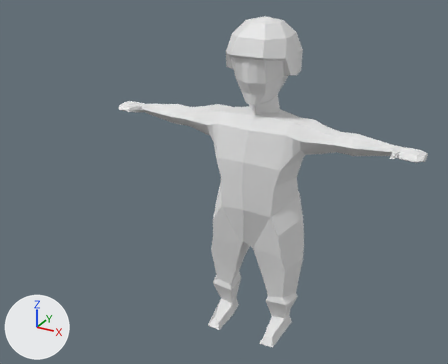
A saved change to the FBX model CatEngine/Game files/AssetData/Models/Animations/player_tpose.fbx.
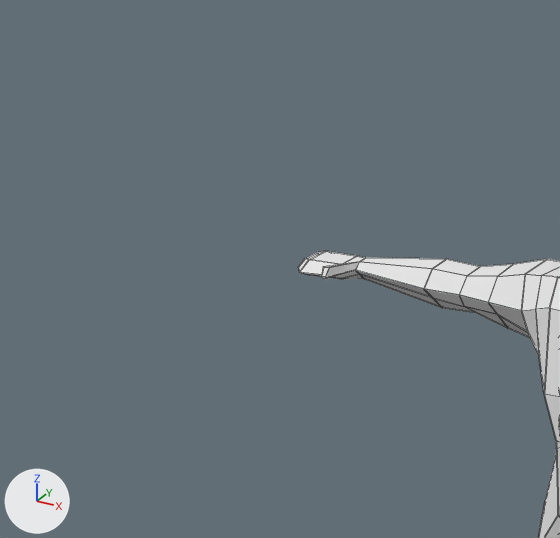
There are two pictures of each version: one whole from a camera (50 mm lens) standing at (3.47, -7.32, 5.86) and looking at (-0.6, 0.09, 2.16), one close up on the part from 0% to 50% of the width and 0% to 59% of the height. Arrows for +X, +Y and +Z are at lower left; the lights stay in place. The close-ups show mesh edges as thin lines. Where no turn or scale is listed for an object, it has been applied to the vertices.

Script lines for the objects in view, before the commit:
```python
me_plane_001 = bpy.data.meshes.new('Plane.001')
me_plane_001.from_pydata(...)  # 512 vertices, 514 faces; spans x -2.29..2.23, y -0.55..0.49, z 0.0..3.63
me_plane_001.materials.append(mat_skin)  # its picture is missing
ob_plane = bpy.data.objects.new('Plane', me_plane_001)
ob_plane.location = (0.0, 0.0, 0.0)
```
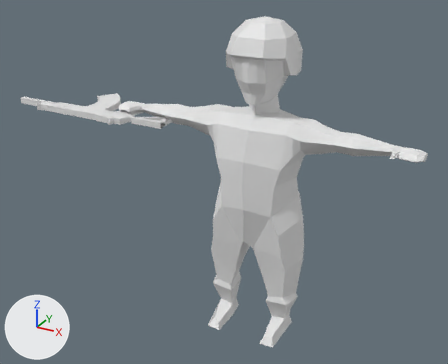
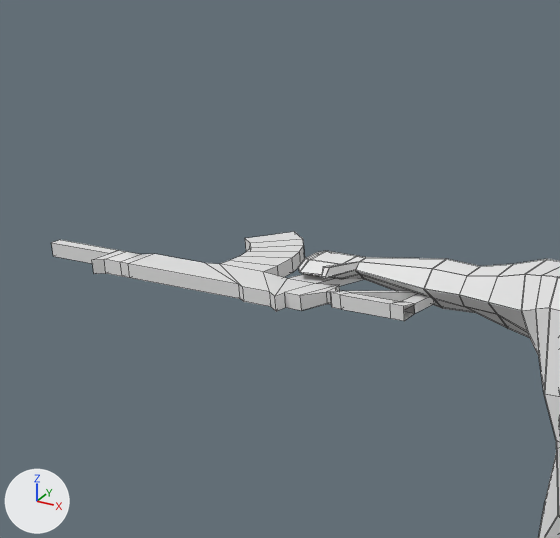
The newer file is also turned or shifted as a whole; pictures and numbers use the older file's frame.

Location of each change, (x1, y1, x2, y2) in pixels of the close-ups (560 x 538 px):
'Cube', added: after (51, 232, 435, 321)

The change, as a diff of the scene's bpy script:
```diff
--- a/CatEngine/Game files/AssetData/Models/Animations/player_tpose.fbx.py
+++ b/CatEngine/Game files/AssetData/Models/Animations/player_tpose.fbx.py
@@ me_cube @@
+me_cube.from_pydata(...)  # 106 vertices, 103 faces; spans x -1.95..0.73, y -0.57..0.57, z -0.05..0.05
@@ ob_cube @@
+ob_cube = bpy.data.objects.new('Cube', me_cube)
+ob_cube.location = (-2.103, -0.042, 3.051)
```
